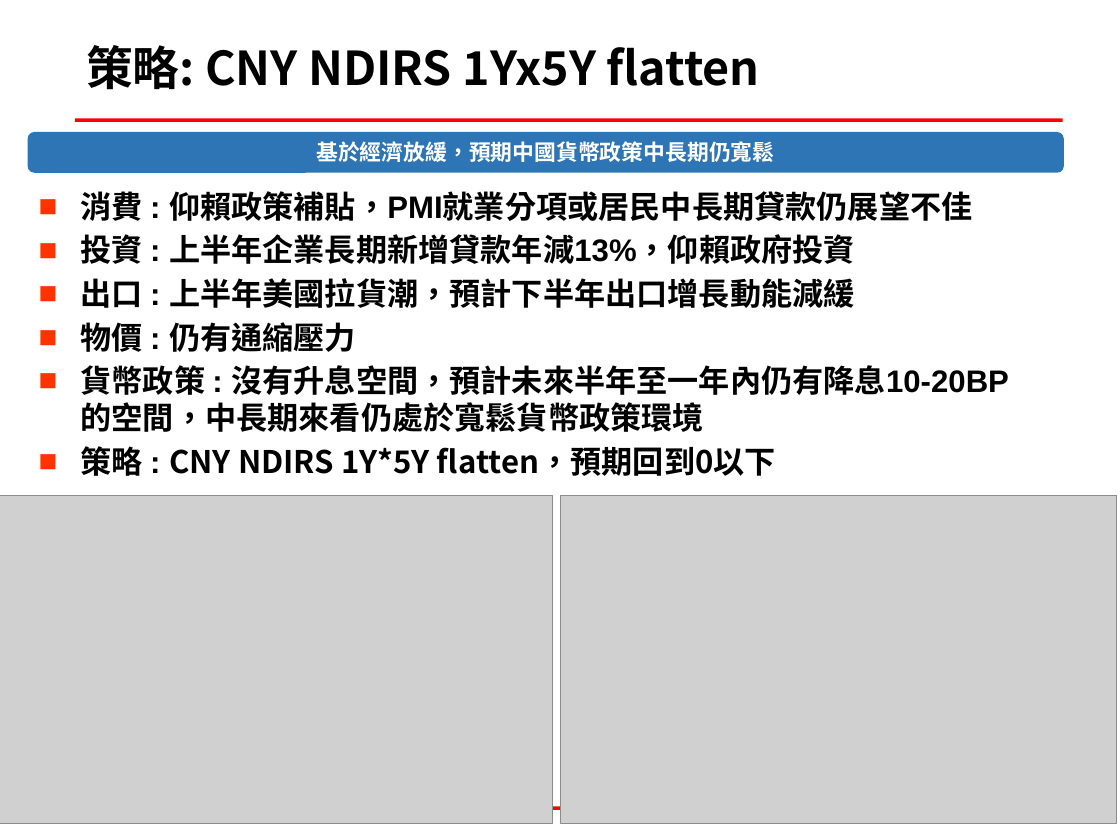
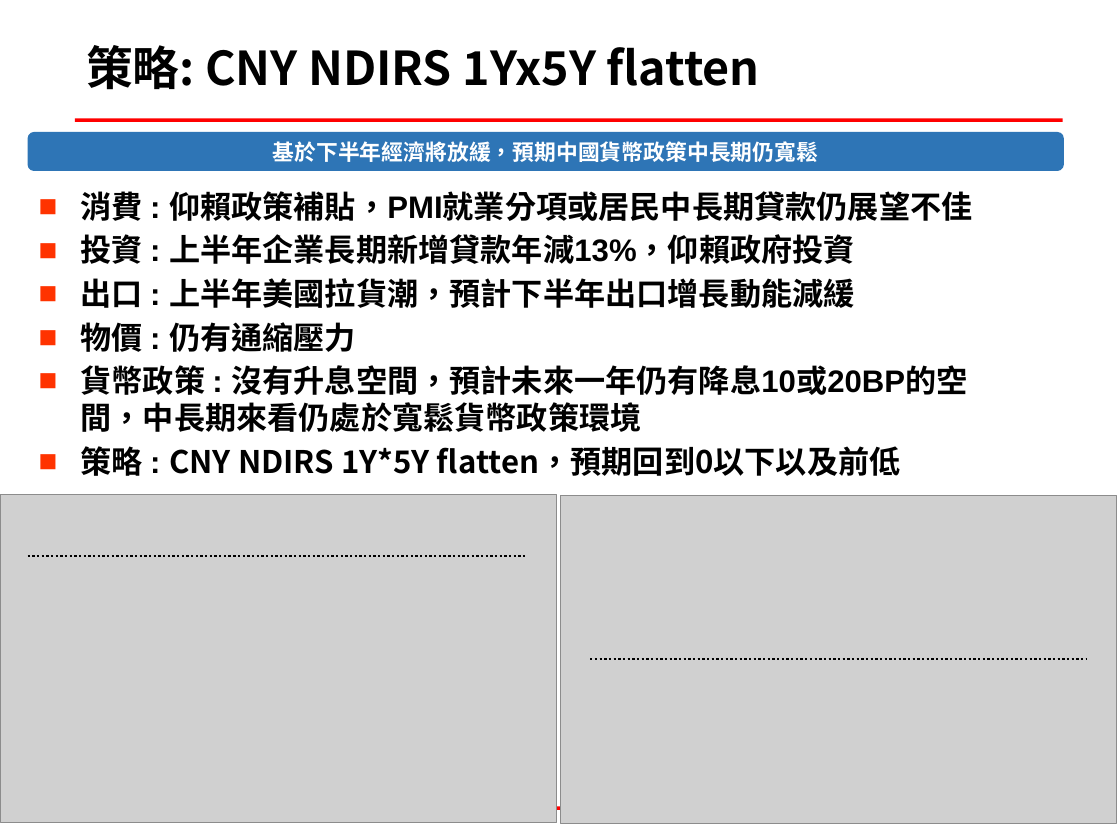
Before and after one commit to mark838308/Mark-Wang, a slide deck: slide 1 of CNYNDIRS 1Yx5Y flatten.pptx (slide 3 before the commit). Drawn at 1120x840 pixels with LibreOffice and Linux fonts; fonts in the diff are those of the drawing; grey boxes stand for pictures; background and template pictures are left out. Boxes give left, top, right and bottom in pixels: in the first picture for what was removed or moved away, otherwise in the second. Text is boxed around its words. In the diff, an @@ line names an element or a change of style, - is before the commit and + after.

```diff
--- a/CNYNDIRS 1Yx5Y flatten.pptx
+++ b/CNYNDIRS 1Yx5Y flatten.pptx
@@ text in rounded rectangle at <box>273,141,818,162</box>: text changed @@
-基於經濟放緩，預期中國貨幣政策中長期仍寬鬆
+基於下半年經濟將放緩，預期中國貨幣政策中長期仍寬鬆
@@ text at <box>81,365,967,476</box>: text changed @@
-■ 貨幣政策 : 沒有升息空間，預計未來半年至一年內仍有降息10-20BP的空間，中長期來看仍處於寬鬆貨幣政策環境
-■ 策略 : CNY NDIRS 1Y*5Y flatten，預期回到0以下
+■ 貨幣政策 : 沒有升息空間，預計未來一年仍有降息10或20BP的空間，中長期來看仍處於寬鬆貨幣政策環境
+■ 策略 : CNY NDIRS 1Y*5Y flatten，預期回到0以下以及前低
@@ picture: place and size @@
-picture at <box>0,495,552,823</box>
+picture at <box>0,494,557,822</box>
@@ line added from (28, 556) to (525, 556), #000000 1.5 pt dashed @@
@@ line added from (590, 659) to (1088, 659), #000000 1.5 pt dashed @@
@@ line added from (590, 660) to (1088, 660), #000000 1.5 pt dashed @@
```
Also in this commit, not shown: 1 other slide changed, 3 slides removed, 1 other file.
